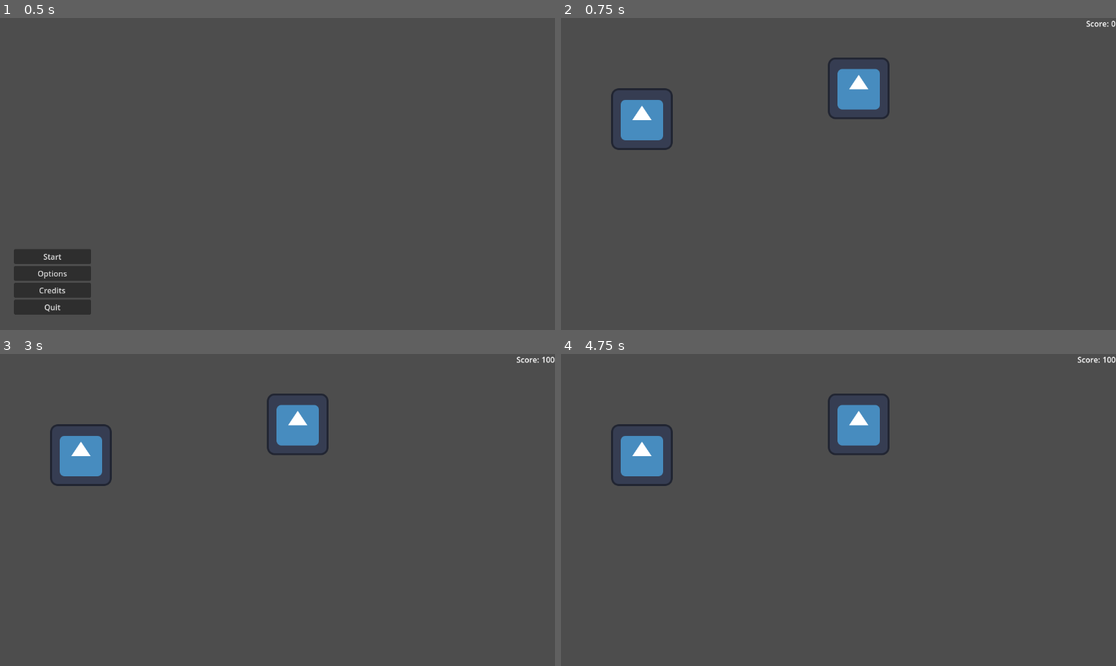
Above: before the commit, frames 1-4 (two rows, left to right).
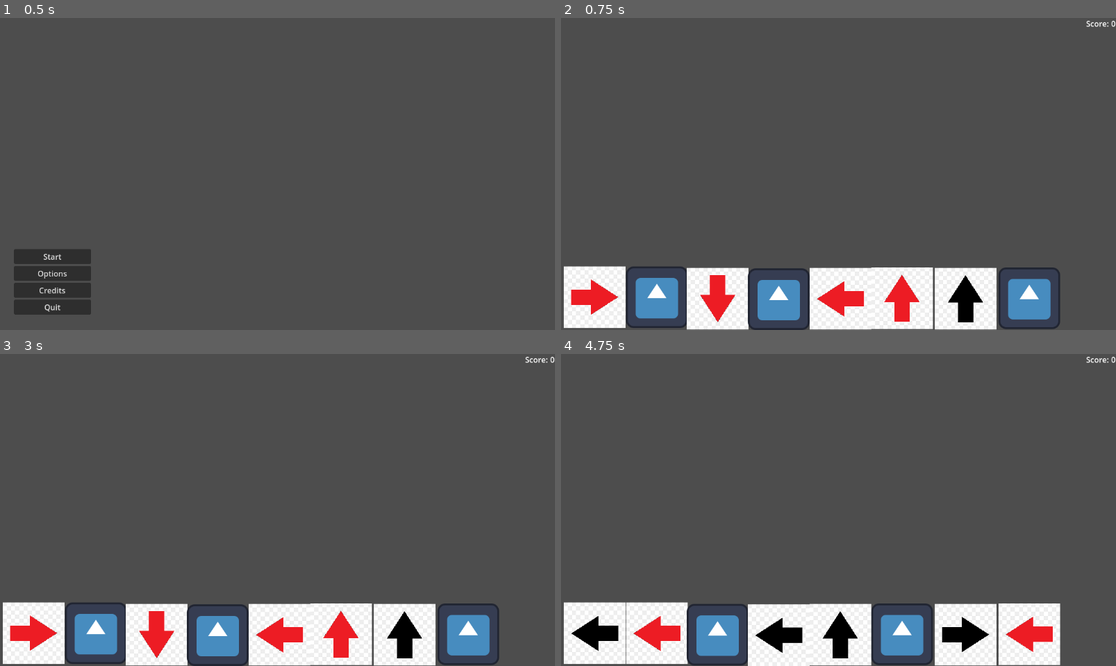
Above: after the commit, the same moments.

Repository: gdp-ufrj/raposo-standup
Game: Godot game, scene res://Scenes/MainMenu.tscn
Same seed, same stepped clock (60 frames per second), same inputs: the game is played once before the commit and once after it. The engine's default icon, where the game draws it, is replaced by a stand-in: a white triangle on a blue panel in a dark square.
Inputs:
- Up to frame 1 (0.5 s): no input
- Up to frame 2 (0.75 s): click "Start" at 0.5 s
- Up to frame 3 (3 s): tap Enter at 1.25, 2.75 s; hold Right (RightEmoji) 1.28-2.03 s; tap Space at 2 s; hold Down (DownEmoji) 2.03-2.78 s; hold Right (RightEmoji) from 2.78 s (still down)
- Up to frame 4 (4.75 s): tap Space at 3.5 s; release Right (RightEmoji) at 3.53 s; hold Up (UpEmoji) 3.53-4.28 s; tap Enter at 4.25 s; hold Left (LeftEmoji) from 4.28 s (still down)

Frame 1 is identical in both runs. In frame 2, 17% of the frame differs, in the area x 0-90%, y 12-100%; in frame 3, 17%; in frame 4, 18%, in the area x 0-100%, y 0-100%.

Commit message:
Adiciona pontuação por tempo e setas na tela

Diff:
--- a/Scenes/gameplay.tscn
+++ b/Scenes/gameplay.tscn
@@ -1,9 +1,11 @@
-[gd_scene load_steps=8 format=3 uid="uid://0qdt2th35cx5"]
+[gd_scene load_steps=10 format=3 uid="uid://0qdt2th35cx5"]
 
 [ext_resource type="Texture2D" uid="uid://dhqk85m8pkqkb" path="res://Assets/icon.svg" id="1_vxgb6"]
 [ext_resource type="Script" path="res://Scripts/InputControl.gd" id="2_vo60r"]
+[ext_resource type="Texture2D" uid="uid://burfbiljskd2j" path="res://Assets/Debug/arrow.png" id="4_1k55w"]
 [ext_resource type="AudioStream" uid="uid://cs38vh3s8atsh" path="res://Assets/musica_120BPM.mp3" id="4_4nw44"]
 [ext_resource type="Script" path="res://Scripts/Bubble.gd" id="4_d0jyi"]
+[ext_resource type="Texture2D" uid="uid://djodvrt8uar8x" path="res://Assets/Debug/arrow2.png" id="5_epk17"]
 [ext_resource type="PackedScene" uid="uid://cuv3fax2qw7x1" path="res://Scenes/gui.tscn" id="5_r6kmo"]
 
 [sub_resource type="SpriteFrames" id="SpriteFrames_4w0rr"]
@@ -31,11 +33,13 @@
 [node name="Gameplay" type="Node2D"]
 
 [node name="Player" type="AnimatedSprite2D" parent="."]
+visible = false
 position = Vector2(618, 146)
 sprite_frames = SubResource("SpriteFrames_4w0rr")
 script = ExtResource("2_vo60r")
 
-[node name="Bubble" type="AnimatedSprite2D" parent="." node_paths=PackedStringArray("timer", "music")]
+[node name="Bubble" type="AnimatedSprite2D" parent="." node_paths=PackedStringArray("timer", "music", "emoji_squares")]
+visible = false
 position = Vector2(168, 210)
 sprite_frames = SubResource("SpriteFrames_jcn8c")
 script = ExtResource("4_d0jyi")
@@ -44,11 +48,49 @@
 beat_time_increment = 0.05
 timer = NodePath("Timer")
 music = NodePath("../Music")
+emoji_squares = [NodePath("Emojis/Sprite2D"), NodePath("Emojis/Sprite2D2"), NodePath("Emojis/Sprite2D3"), NodePath("Emojis/Sprite2D4"), NodePath("Emojis/Sprite2D5"), NodePath("Emojis/Sprite2D6"), NodePath("Emojis/Sprite2D7"), NodePath("Emojis/Sprite2D8")]
+arrow_sprite = ExtResource("4_1k55w")
+inverse_arrow_sprite = ExtResource("5_epk17")
+empty_sprite = ExtResource("1_vxgb6")
 
 [node name="Timer" type="Timer" parent="Bubble"]
 
 [node name="AudioListener2D" type="AudioListener2D" parent="Bubble"]
 current = true
+
+[node name="Emojis" type="Node" parent="Bubble"]
+
+[node name="Sprite2D" type="Sprite2D" parent="Bubble/Emojis"]
+position = Vector2(70, 580)
+texture = ExtResource("1_vxgb6")
+
+[node name="Sprite2D2" type="Sprite2D" parent="Bubble/Emojis"]
+position = Vector2(199, 580)
+texture = ExtResource("1_vxgb6")
+
+[node name="Sprite2D3" type="Sprite2D" parent="Bubble/Emojis"]
+position = Vector2(325, 583)
+texture = ExtResource("1_vxgb6")
+
+[node name="Sprite2D4" type="Sprite2D" parent="Bubble/Emojis"]
+position = Vector2(452, 584)
+texture = ExtResource("1_vxgb6")
+
+[node name="Sprite2D5" type="Sprite2D" parent="Bubble/Emojis"]
+position = Vector2(580, 583)
+texture = ExtResource("1_vxgb6")
+
+[node name="Sprite2D6" type="Sprite2D" parent="Bubble/Emojis"]
+position = Vector2(708, 582)
+texture = ExtResource("1_vxgb6")
+
+[node name="Sprite2D7" type="Sprite2D" parent="Bubble/Emojis"]
+position = Vector2(840, 583)
+texture = ExtResource("1_vxgb6")
+
+[node name="Sprite2D8" type="Sprite2D" parent="Bubble/Emojis"]
+position = Vector2(972, 582)
+texture = ExtResource("1_vxgb6")
 
 [node name="Music" type="AudioStreamPlayer2D" parent="."]
 stream = ExtResource("4_4nw44")
--- a/Scripts/Bubble.gd
+++ b/Scripts/Bubble.gd
@@ -13,6 +13,10 @@
 @export var beat_time_increment : float = 0.5
 @export var timer : Timer
 @export var music : AudioStreamPlayer2D
+@export var emoji_squares : Array[Sprite2D]
+@export var arrow_sprite : Texture2D
+@export var inverse_arrow_sprite : Texture2D
+@export var empty_sprite : Texture2D
 
 var direction_queue : Array
 var queue_index : int
@@ -22,19 +26,24 @@
 var random = RandomNumberGenerator.new()
 var new_time : float
 
+var last_beat_time : float
+var input_time : float
+
 func _ready():
 	new_time = beat_time
 	random.randomize()
 	generate_bubble()
-	current_status()
 
 func generate_bubble():
 	generate_random_sequence()
-	queue_index = 0
+	queue_index = -1
 	bubble_active = false
 	music.play()
 	set_music_tempo(new_time)
-	print(direction_queue)
+	Enums.print_directions(direction_queue)
+	show_emoji_screen()
+	current_status()
+	increment_index()
 
 
 func check_direction(direction):
@@ -46,7 +55,9 @@
 
 	if !input_hit and current_queue == direction:
 		#print("Acertou")
-		score_increased.emit(100)
+		var diff : float = Time.get_ticks_msec() - last_beat_time
+		print(diff)
+		score_increased.emit(diff)
 	else:
 		#print("Errou")
 		life_lost.emit()
@@ -76,8 +87,8 @@
 func increment_index():
 	queue_index += 1
 	input_hit = false
-	print(queue_index)
-
+	last_beat_time = Time.get_ticks_msec()
+	#print(str(queue_index) + " - " + str(last_beat_time))
 
 func increment_beat_tempo():
 	beat_time_multiplier += beat_time_increment
@@ -107,16 +118,38 @@
 			print('Pergunta')
 			increment_beat_tempo()
 			generate_bubble()
-		current_status()
 
 func current_status():
+	return
 	print('Pitch: ' + str(music.pitch_scale))
 	print('Timer: ' + str(timer.time_left))
 	print('Beat time: ' + str(new_time))
-	print('0')
 
 func start_answer():
-	queue_index = 0
+	queue_index = -1
 	bubble_active = true
 	music.play()
 	set_music_tempo(new_time)
+	current_status()
+	increment_index()
+
+func show_emoji_screen():
+	for i in range(total_emoji):
+		var direction = direction_queue[i]
+		if direction == null:
+			emoji_squares[i].texture = empty_sprite
+			emoji_squares[i].rotation_degrees = 0
+			continue
+		if direction < 4:
+			emoji_squares[i].texture = arrow_sprite
+		else:
+			emoji_squares[i].texture = inverse_arrow_sprite
+		match direction % 4:
+			Enums.Directions.UP:
+				emoji_squares[i].rotation_degrees = -90
+			Enums.Directions.RIGHT:
+				emoji_squares[i].rotation_degrees = 0
+			Enums.Directions.DOWN:
+				emoji_squares[i].rotation_degrees = 90
+			Enums.Directions.LEFT:
+				emoji_squares[i].rotation_degrees = 180
--- a/Scripts/Enums.gd
+++ b/Scripts/Enums.gd
@@ -18,3 +18,24 @@
 
 static func get_direction():
 	return Directions.values()[randi() % Directions.size()/2]
+
+static func print_directions(sequence : Array):
+	var controls : String = ""
+	for direction in sequence:
+		match direction:
+			null:
+				#controls += "•"
+				controls += "."
+			Directions.UP, Directions.OPPOSITE_DOWN:
+				#controls += "↑"
+				controls += "A"
+			Directions.DOWN, Directions.OPPOSITE_UP:
+				#controls += "↓"
+				controls += "V"
+			Directions.LEFT, Directions.OPPOSITE_RIGHT:
+				#controls += "←"
+				controls += "<"
+			Directions.RIGHT, Directions.OPPOSITE_LEFT:
+				#controls += "→"
+				controls += ">"
+	print(controls)
--- a/Scripts/Gui.gd
+++ b/Scripts/Gui.gd
@@ -12,10 +12,15 @@
 	score_value_label.text = str(score)
 
 
-func _on_bubble_score_increased(value):
-	score += value
+func _on_bubble_score_increased(diff):
+	score += _check_diff_score(diff)
 	update_label()
 
+func _check_diff_score(diff : float):
+	if diff < 50: return 100
+	if diff < 100: return 50
+	if diff < 200: return 25
+	return 0
 
 func _on_bubble_life_lost():
 	life -= 1
Binary file added: Assets/Debug/arrow.png
Not shown, added: Assets/Debug/arrow.png.import
Binary file added: Assets/Debug/arrow2.png
Not shown, added: Assets/Debug/arrow2.png.import
Not shown, added: export_presets.cfg
Not shown, changed: .gitignore
